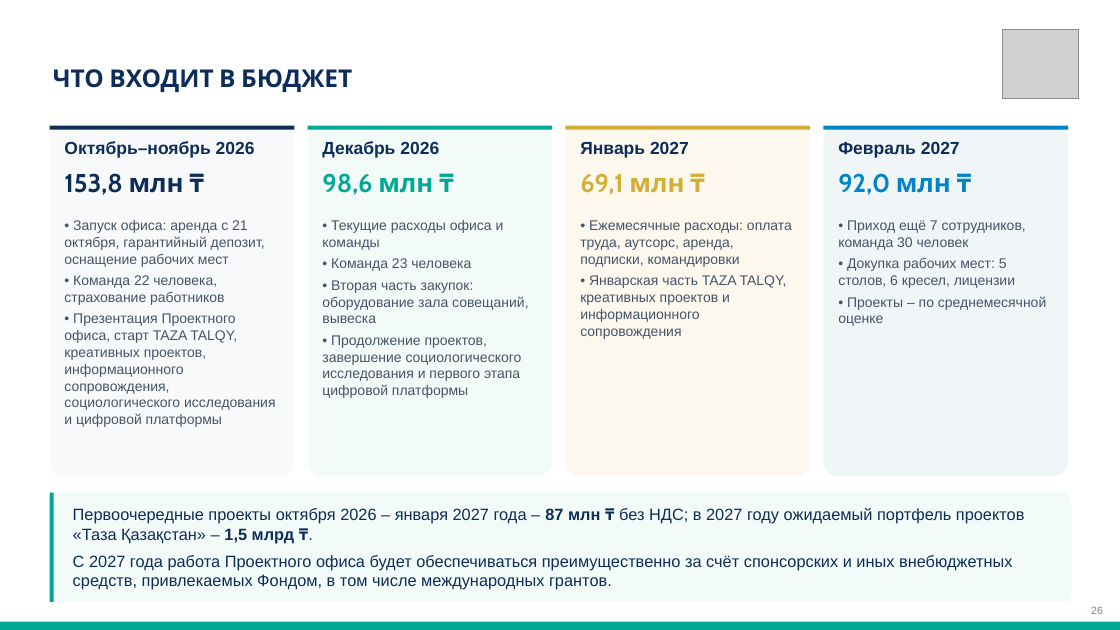
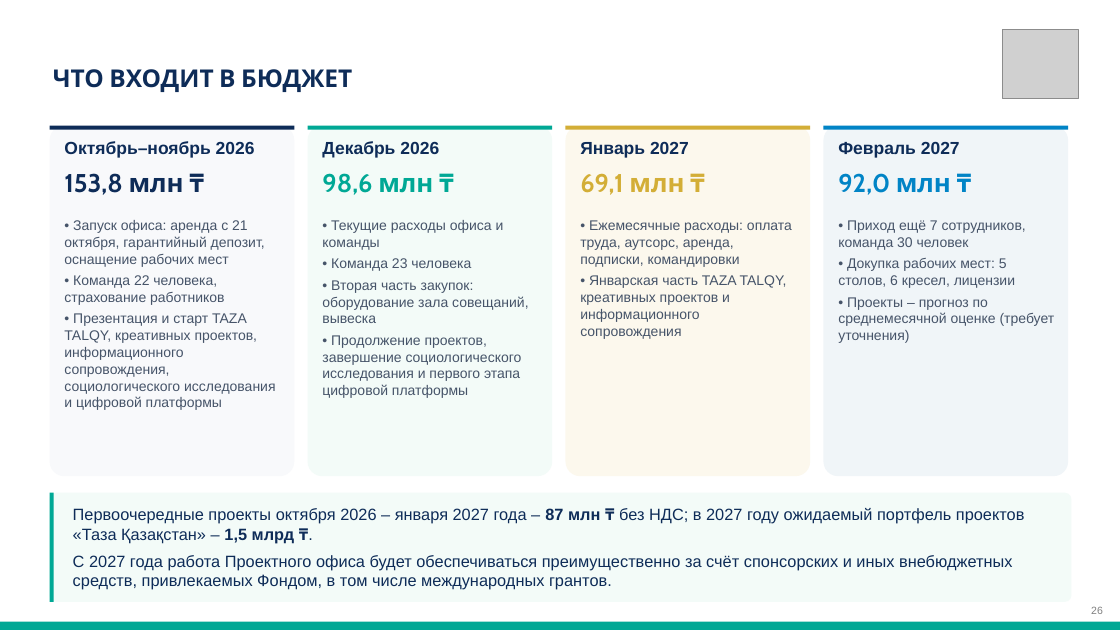
Before and after one commit to murat01042014/obsidian-vault, a slide deck: slide 26 of TAZA/_документы/Презентация для партнёров – ЦАКФ и Таза Қазақстан.pptx. Drawn at 1120x630 pixels with LibreOffice and Linux fonts; fonts in the diff are those of the drawing; grey boxes stand for pictures. Boxes give left, top, right and bottom in pixels: in the first picture for what was removed or moved away, otherwise in the second. Text is boxed around its words. In the diff, an @@ line names an element or a change of style, - is before the commit and + after.

```diff
--- a/TAZA/_документы/Презентация для партнёров – ЦАКФ и Таза Қазақстан.pptx
+++ b/TAZA/_документы/Презентация для партнёров – ЦАКФ и Таза Қазақстан.pptx
@@ text at bbox=[838, 297, 1055, 343]: text changed @@
-• Проекты – по среднемесячной оценке
+• Проекты – прогноз по среднемесячной оценке (требует уточнения)
@@ text at bbox=[64, 313, 275, 410]: text changed @@
-• Презентация Проектного офиса, старт TAZA TALQY, креативных проектов, информационного сопровождения, социологического исследования и цифровой платформы
+• Презентация и старт TAZA TALQY, креативных проектов, информационного сопровождения, социологического исследования и цифровой платформы
```
Also in this commit, not shown: 8 other slides changed, 1 other file.
